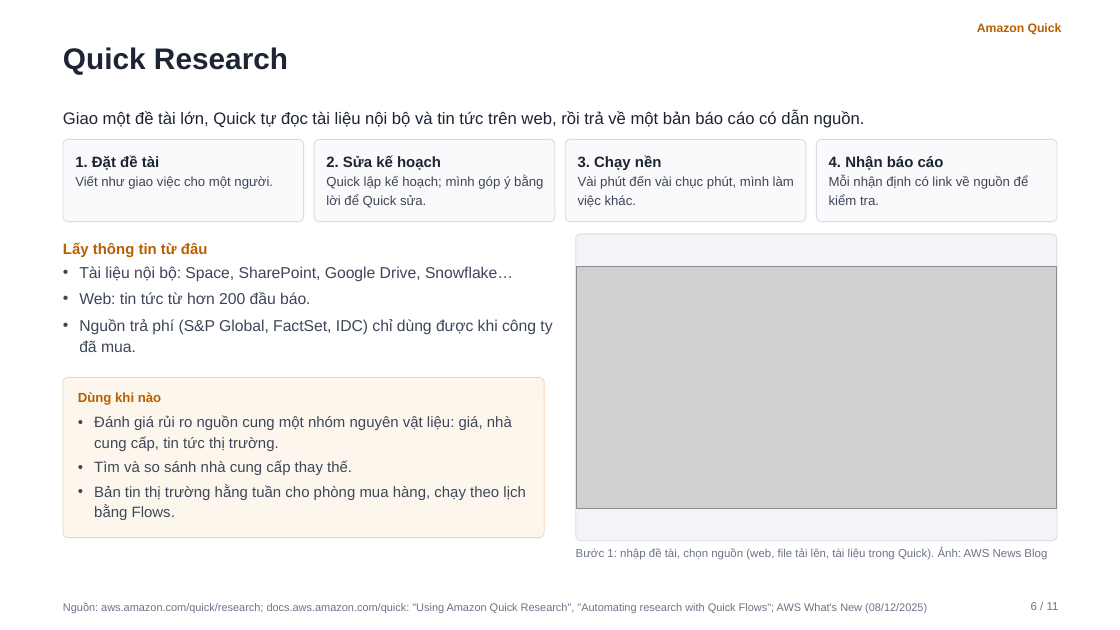
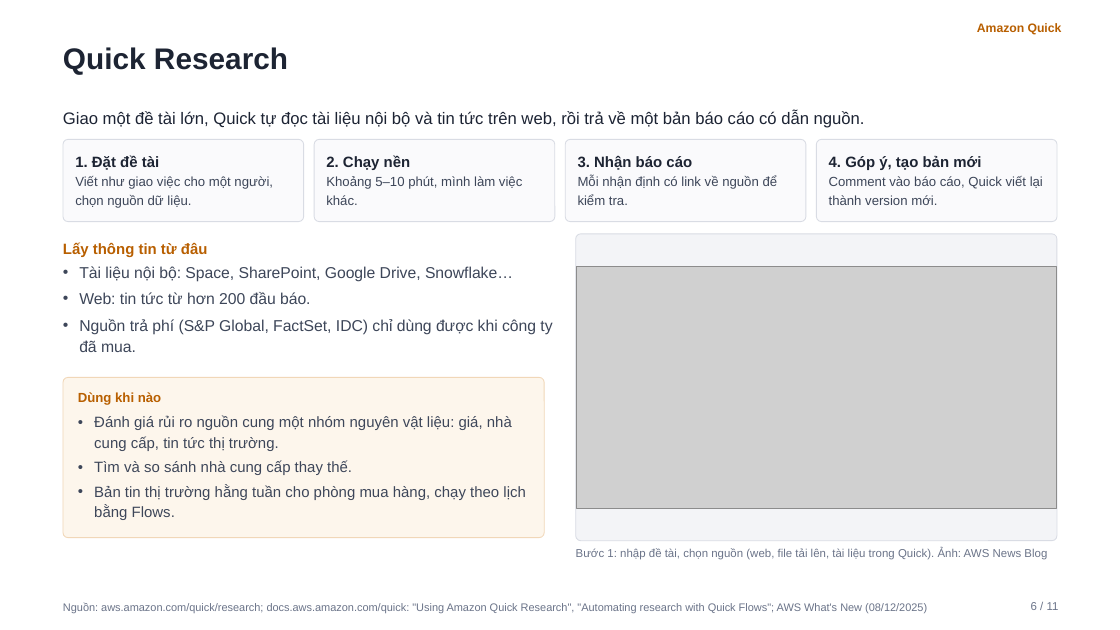
Before and after one commit to hiepnhoc/HiGa, a slide deck: slide 6 of public/slides/amazon-quick/amazon-quick.pptx. Drawn at 1120x630 pixels with LibreOffice and Linux fonts; fonts in the diff are those of the drawing; grey boxes stand for pictures. Boxes give left, top, right and bottom in pixels: in the first picture for what was removed or moved away, otherwise in the second. Text is boxed around its words. In the diff, an @@ line names an element or a change of style, - is before the commit and + after.

```diff
--- a/public/slides/amazon-quick/amazon-quick.pptx
+++ b/public/slides/amazon-quick/amazon-quick.pptx
@@ text at (75, 176, 273, 208): text changed @@
-Viết như giao việc cho một người.
+Viết như giao việc cho một người, chọn nguồn dữ liệu.
@@ text at (326, 155, 522, 205): text changed @@
-2. Sửa kế hoạch
-Quick lập kế hoạch; mình góp ý bằng lời để Quick sửa.
+2. Chạy nền
+Khoảng 5–10 phút, mình làm việc khác.
@@ text at (578, 156, 778, 205): text changed @@
-3. Chạy nền
-Vài phút đến vài chục phút, mình làm việc khác.
+3. Nhận báo cáo
+Mỗi nhận định có link về nguồn để kiểm tra.
@@ text at (829, 156, 1043, 205): text changed @@
-4. Nhận báo cáo
-Mỗi nhận định có link về nguồn để kiểm tra.
+4. Góp ý, tạo bản mới
+Comment vào báo cáo, Quick viết lại thành version mới.
```
Also in this commit, not shown: 8 other files.
